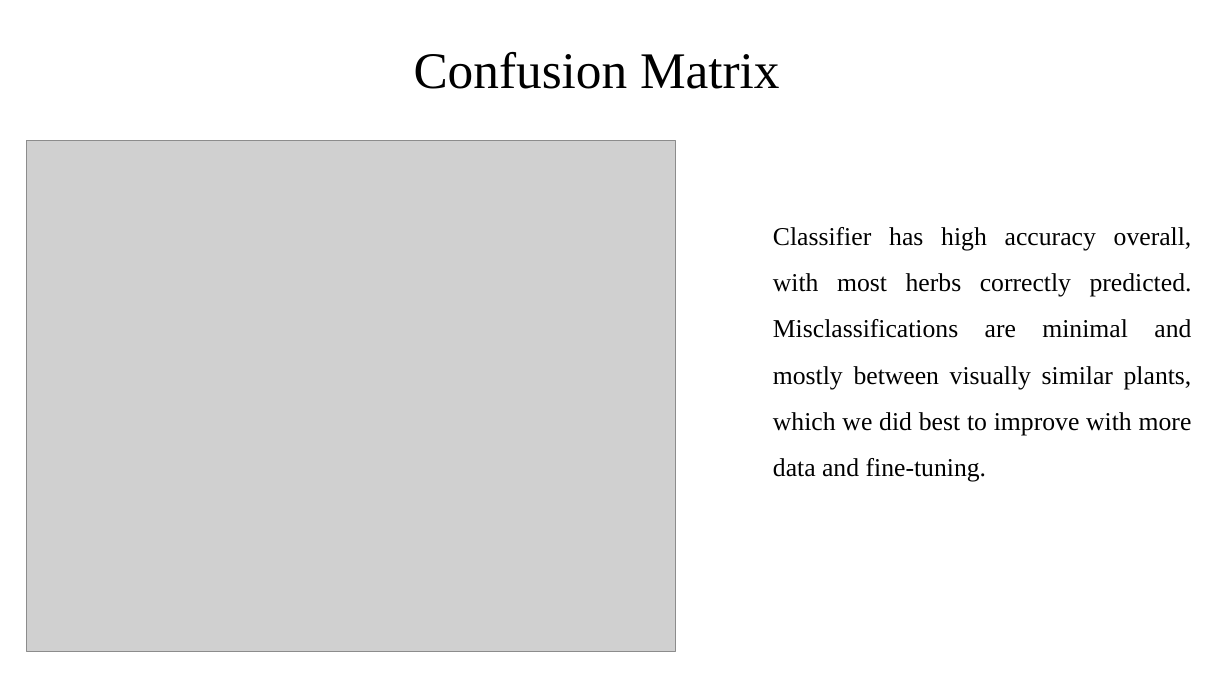
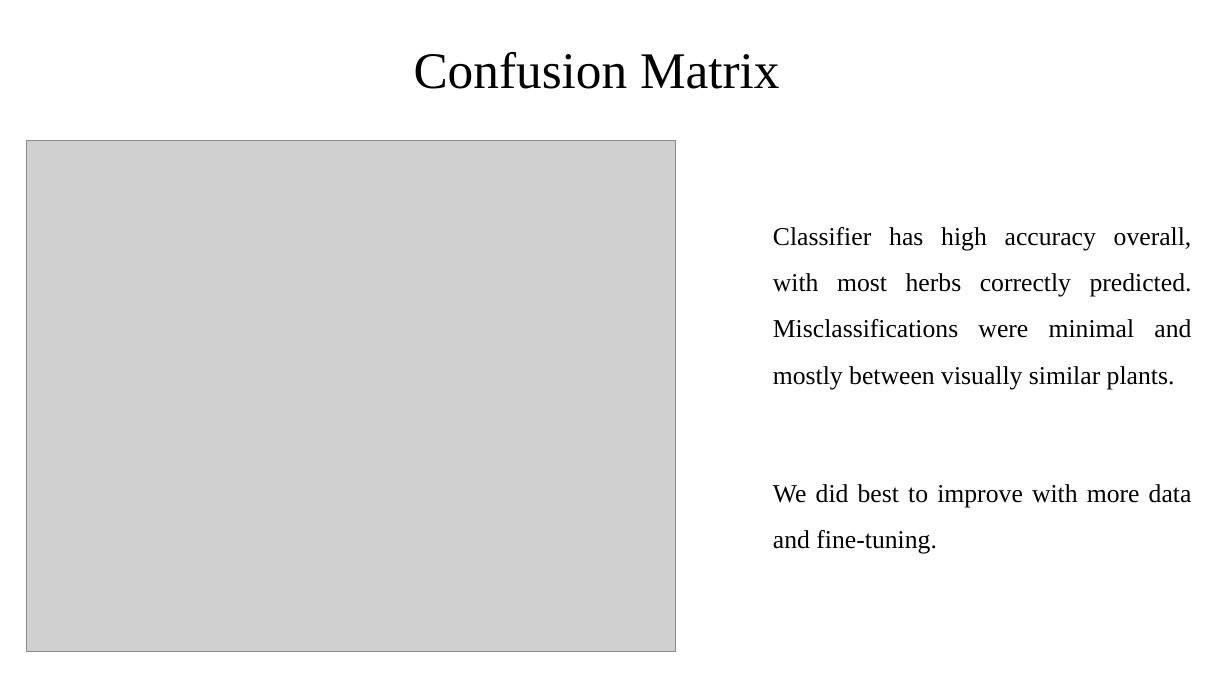
Before and after one commit to vk07kiran/Ayurvedic-Intelligence, a slide deck: slide 17 of More Info/Updated.pptx (slide 16 before the commit). Drawn at 1232x693 pixels with LibreOffice and Linux fonts; fonts in the diff are those of the drawing; grey boxes stand for pictures. Boxes give left, top, right and bottom in pixels: in the first picture for what was removed or moved away, otherwise in the second. Text is boxed around its words. In the diff, an @@ line names an element or a change of style, - is before the commit and + after.

Commit message:
pptx

```diff
--- a/More Info/Updated.pptx
+++ b/More Info/Updated.pptx
@@ text at [773, 227, 1192, 554]: text changed @@
-Classifier has high accuracy overall, with most herbs correctly predicted. Misclassifications are minimal and mostly between visually similar plants, which we did best to improve with more data and fine-tuning.
+Classifier has high accuracy overall, with most herbs correctly predicted. Misclassifications were minimal and mostly between visually similar plants.
+We did best to improve with more data and fine-tuning.
```
Also in this commit, not shown: 6 other slides changed, 3 slides added, 1 slide removed.
